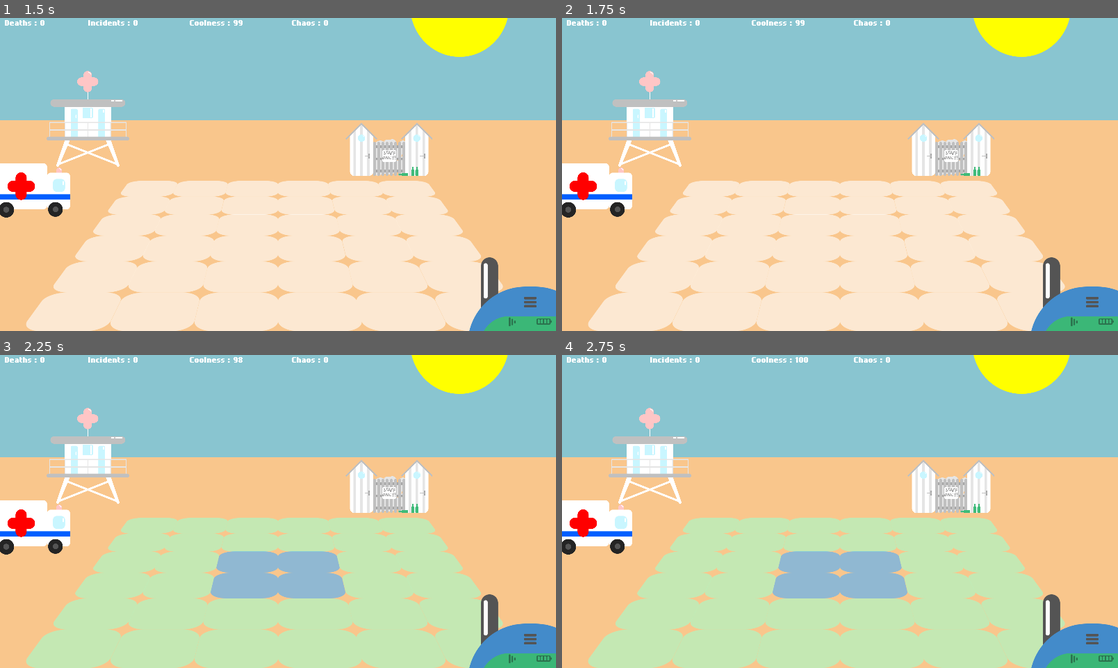
Above: before the commit, frames 1-4 (two rows, left to right).
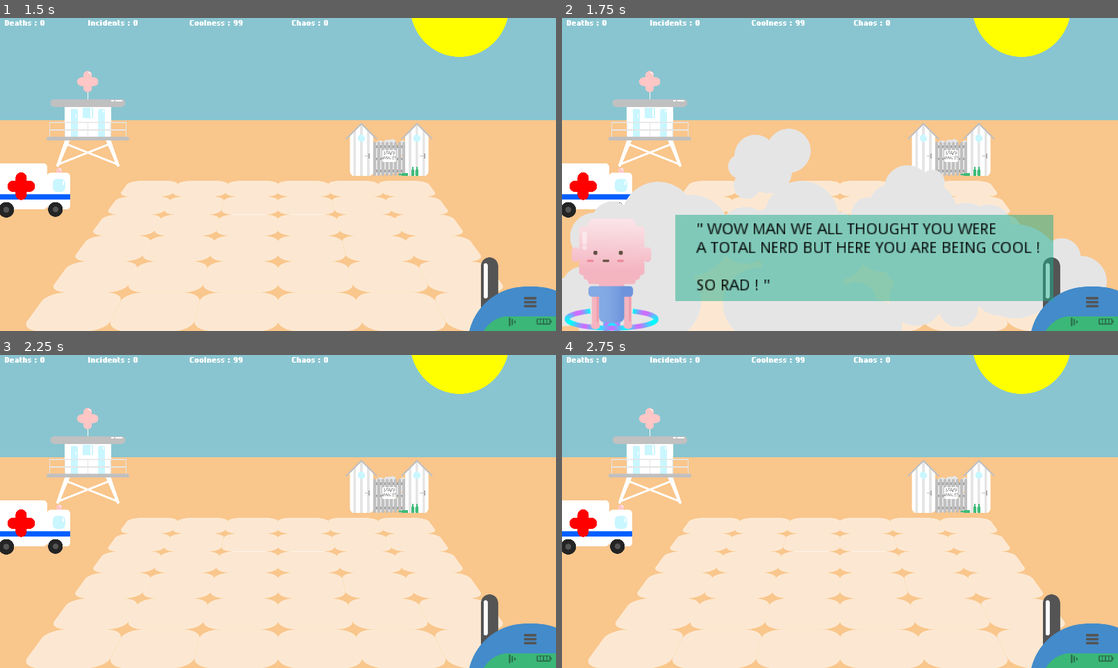
Above: after the commit, the same moments.

Repository: GuaranteedTrainwreck/LD47
Game: Godot game, scene res://Scenes/World/World.tscn
Same seed, same stepped clock (60 frames per second), same inputs: the game is played once before the commit and once after it.
Inputs (mouse positions are in pixels of both pictures, inside the frame that each line leads up to):
- Up to frame 1 (1.5 s): move the mouse to (88, 118) at 0.52 s; press the mouse at (88, 118) at 0.53 s; tap Enter at 1.25 s; move the mouse to (389, 146) at 1.27 s; release the mouse at (389, 146) at 1.28 s; right-click (389, 146) at 1.35 s
- Up to frame 2 (1.75 s): click (951, 146) at 1.55 s
- Up to frame 3 (2.25 s): move the mouse to (27, 527) at 2.02 s; press the mouse at (27, 527) at 2.03 s
- Up to frame 4 (2.75 s): no input

Frame 1 is identical in both runs. In frame 2, 29% of the frame differs, in the area x 0-98%, y 35-100%; in frame 3, 32%; in frame 4, 32%, in the area x 4-91%, y 0-100%.
Error before the commit: Invalid get index 'healing' (on base: 'Node2D (World.gd)'). (res://Scripts/Staffcabin/Staffcabin.gd:17)

Commit message:
infirmary and ambulance bug fix

Diff:
--- a/Scenes/World/World.tscn
+++ b/Scenes/World/World.tscn
@@ -161,7 +161,6 @@
 texture = ExtResource( 6 )
 
 [node name="Dancefloor3" type="Sprite" parent="Backgrounds/Dancefloor"]
-scale = Vector2( 1, 1 )
 texture = ExtResource( 17 )
 
 [node name="Stats" type="Node2D" parent="."]
@@ -213,17 +212,20 @@
 [node name="UGOTFIRED" type="Node2D" parent="."]
 visible = false
 position = Vector2( 408, 224 )
-scale = Vector2( 8, 8 )
 z_index = 200
 
 [node name="ground" type="Sprite" parent="UGOTFIRED"]
-position = Vector2( 75.5, 35.5 )
-scale = Vector2( 0.187333, 0.100667 )
+modulate = Color( 0, 0, 0, 0.592157 )
+position = Vector2( 513.5, 272 )
+scale = Vector2( 0.680667, 0.362667 )
 texture = ExtResource( 5 )
 
 [node name="Fired" type="Label" parent="UGOTFIRED"]
-margin_right = 143.0
-margin_bottom = 82.0
+margin_left = 96.0
+margin_top = 32.0
+margin_right = 237.0
+margin_bottom = 114.0
+rect_scale = Vector2( 6, 6 )
 text = "YOU GOT CANNED !
 
 You did not answer
@@ -237,17 +239,19 @@
 [node name="NOTCOOL" type="Node2D" parent="."]
 visible = false
 position = Vector2( 408, 224 )
-scale = Vector2( 8, 8 )
 z_index = 200
 
 [node name="ground" type="Sprite" parent="NOTCOOL"]
-position = Vector2( 75.5, 35.5 )
-scale = Vector2( 0.187333, 0.100667 )
+modulate = Color( 0, 0, 0, 0.576471 )
+position = Vector2( 483.5, 256 )
+scale = Vector2( 0.731333, 0.394667 )
 texture = ExtResource( 5 )
 
 [node name="Suck" type="Label" parent="NOTCOOL"]
-margin_right = 143.0
+margin_left = -32.0
+margin_right = 139.0
 margin_bottom = 82.0
+rect_scale = Vector2( 6, 6 )
 text = "SORRY YOU'RE NOT COOL
 ENOUGH TO STAY !
 
--- a/Scripts/Hoopers/HulaHooper.gd
+++ b/Scripts/Hoopers/HulaHooper.gd
@@ -88,7 +88,6 @@
 	dead = true
 	get_parent().incidentsTotal -= 1
 	get_parent().deathsTotal += 1
-	set_physics_process(false)
 	get_node(characterName).play("dead")
 
 #	IncidentTimer Signal
--- a/Scripts/Phone/Phone.gd
+++ b/Scripts/Phone/Phone.gd
@@ -23,7 +23,7 @@
 
 func _on_Phone_input_event(_viewport, event, _shape_idx):
 	if event.is_action_pressed("player_select") and smsReceived and !get_parent().beingCool:
-		if get_parent().healing:
+		if get_parent().infirmaryClicked:
 			get_parent().get_node("Infirmary").ClickInfirmary()
 		position = Vector2(960, 590)
 		get_parent().beingOnPhone = true
--- a/Scripts/Staffcabin/Staffcabin.gd
+++ b/Scripts/Staffcabin/Staffcabin.gd
@@ -14,7 +14,7 @@
 		$CabinTimer.set_wait_time(1)
 		$CabinTimer.start()
 		beingCool = true
-		if get_parent().healing:
+		if get_parent().infirmaryClicked:
 			get_parent().get_node("Infirmary").ClickInfirmary()
 
 		$AnimationPlayer.play("selected")
